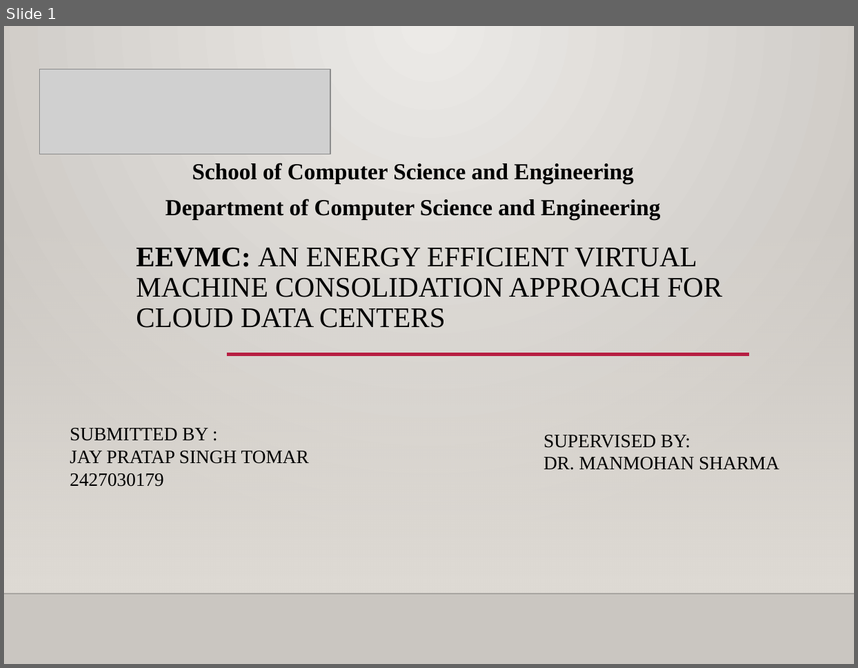
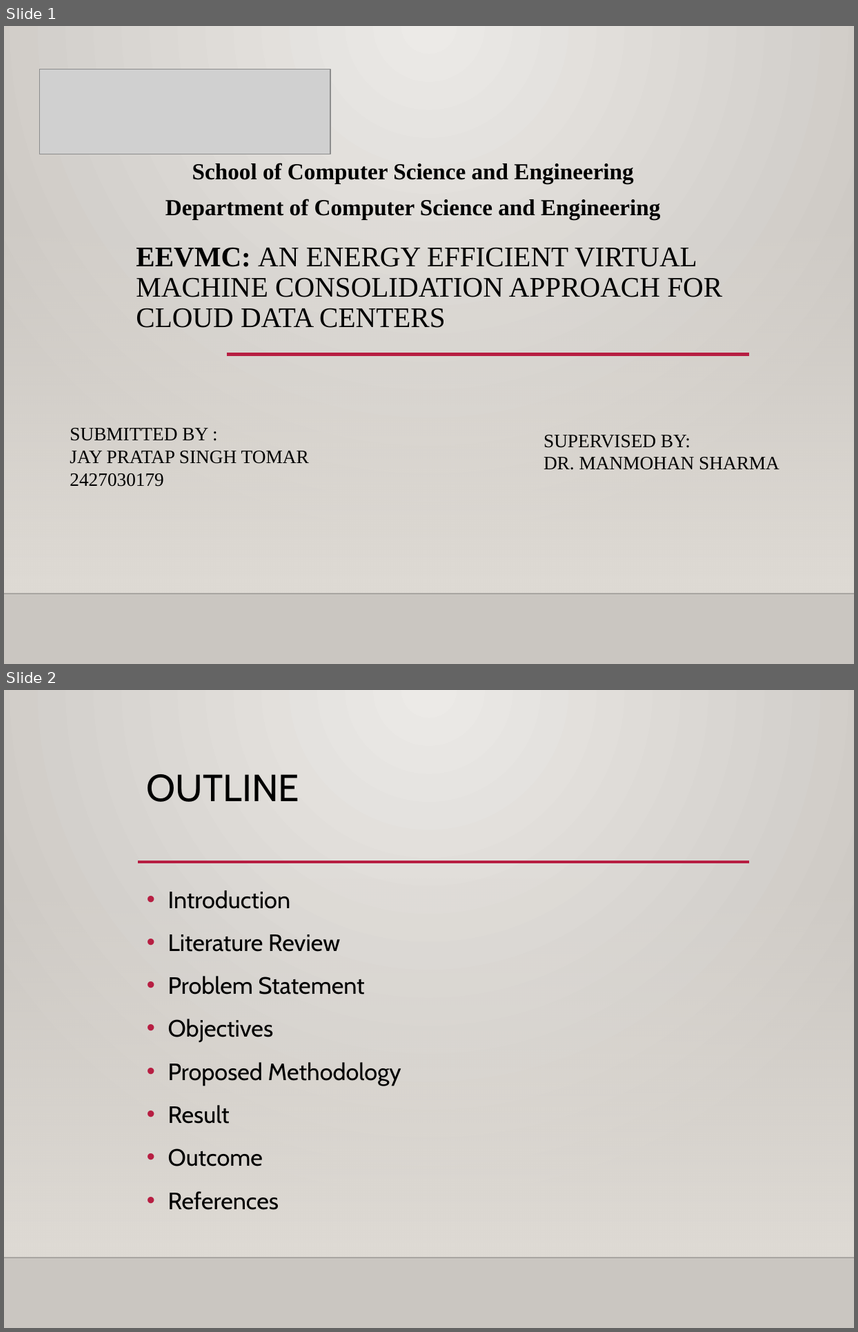
Before and after one commit to jaytomar19/Pbl_Jay-Pratap-Singh-Tomar, a slide deck: PBL PPT.pptx. Shown one above the other, each under a label of ours: slide 1 before the commit, slides 1 and 2 after it. The pictures are 858x668 and 858x1332 pixels, drawn with LibreOffice and Linux fonts; fonts in the diff are those of the drawing; grey boxes stand for pictures; background and template pictures are left out. Boxes give left, top, right and bottom in pixels: in the first picture for what was removed or moved away, otherwise in the second. Text is boxed around its words. In the diff, an @@ line names an element or a change of style, - is before the commit and + after.

```diff
--- a/PBL PPT.pptx
+++ b/PBL PPT.pptx
@@ slide 2 added at [4,690,854,1328], background gradient #ECEAE7 to #CAC7C1; not listed: 2 template elements that a slide beside it also shows @@
@@ title added at [147,774,299,802], 32 pt, text #000000 @@
+OUTLINE
@@ line added from (139, 862) to (749, 862), #B71E42 2.5 pt @@
@@ text added at [168,890,401,1210], 20 pt, text #000000 @@
+• Introduction
+• Literature Review
+• Problem Statement
+• Objectives
+• Proposed Methodology
+• Result
+• Outcome
+• References
```
Also in this commit, not shown: 8 slides changed, 6 other slides added, 2 slides removed.
